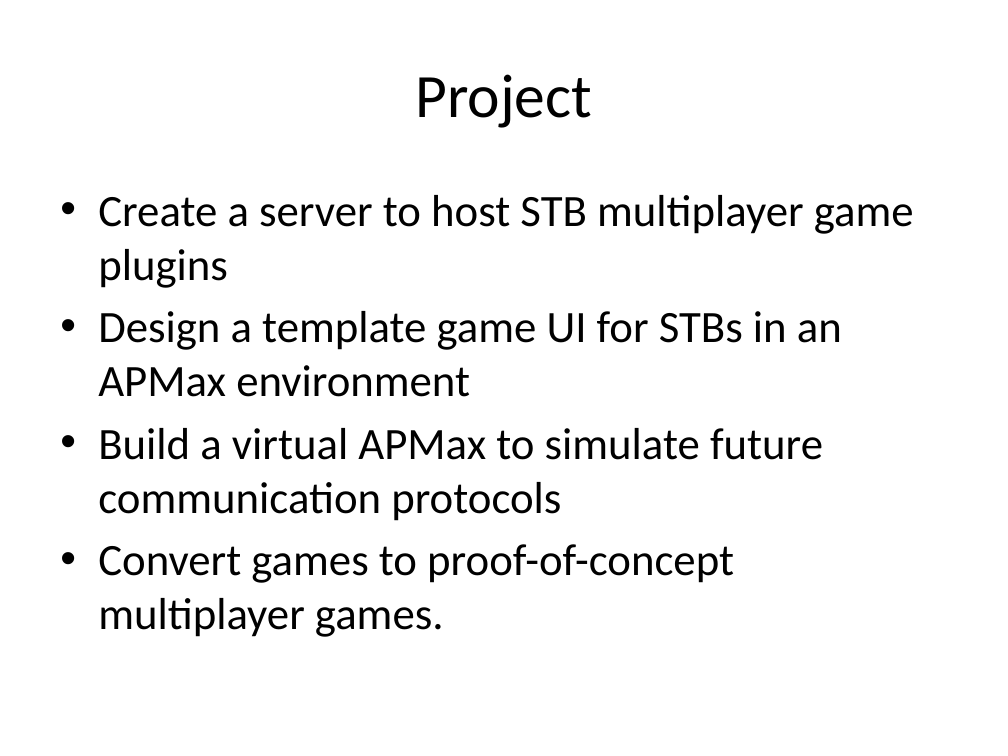
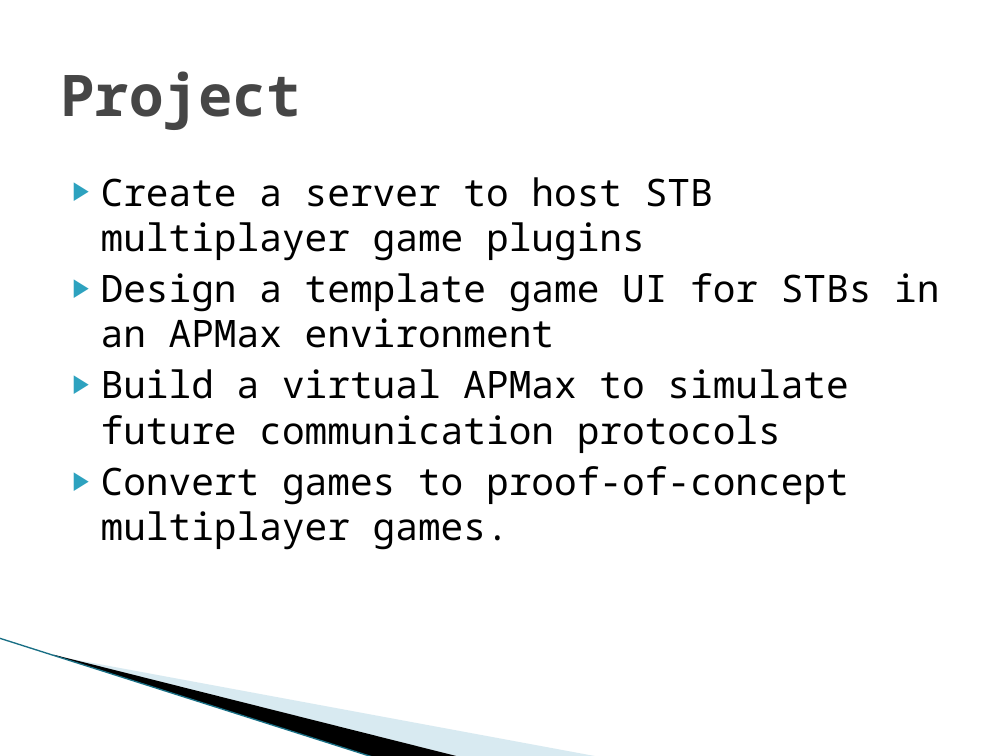
Before and after one commit to SDSMT-CSC/STBMF, a slide deck: slide 3 of docs/srDesign_ClientPresentation2.pptx. Drawn at 1008x756 pixels with LibreOffice and Linux fonts; fonts in the diff are those of the drawing; background and template pictures are left out. Boxes give left, top, right and bottom in pixels: in the first picture for what was removed or moved away, otherwise in the second. Text is boxed around its words. In the diff, an @@ line names an element or a change of style, - is before the commit and + after.

Commit message:
Updated slides to final format

```diff
--- a/docs/srDesign_ClientPresentation2.pptx
+++ b/docs/srDesign_ClientPresentation2.pptx
@@ title "Project" at [60, 71, 301, 130]: size 44 to 41 pt, font Calibri to Noto Sans Mono, text colour #000000 to #464646, bold on; alignment centre to left @@
@@ text "Create a server to host ...": place and size @@
-text "Create a server to host ..." at [98, 195, 914, 637]
+text "Create a server to host ..." at [101, 177, 939, 550]
@@ text "Create a server to host ..." at [101, 177, 939, 550]: size 32 to 27 pt, font Calibri to Noto Sans Mono; bullet • to ▶; less space between paragraphs @@
@@ line added from (0, 638) to (374, 756), #97C5D8 0.95 pt @@
@@ freeform shape added at [53, 654, 461, 756], fill #000000 @@
@@ freeform shape added at [55, 655, 600, 756], fill #A0CBDC at 40% opacity @@
```
Also in this commit, not shown: 14 other slides changed, 5 slides added, 1 slide removed.
